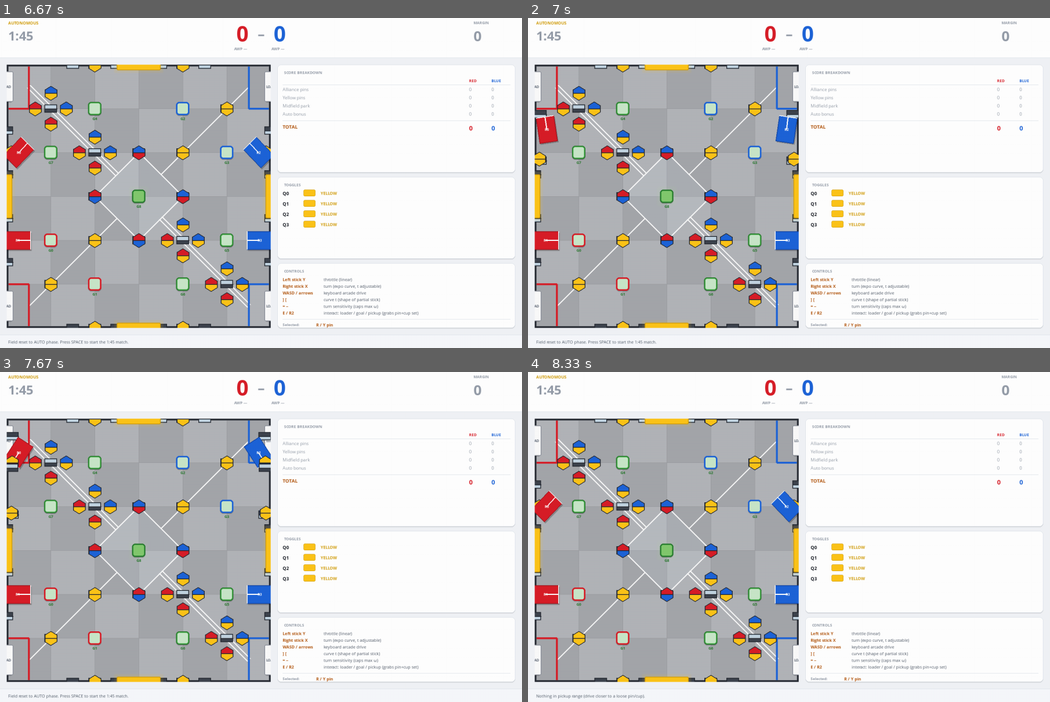
Above: before the commit, frames 1-4 (two rows, left to right).
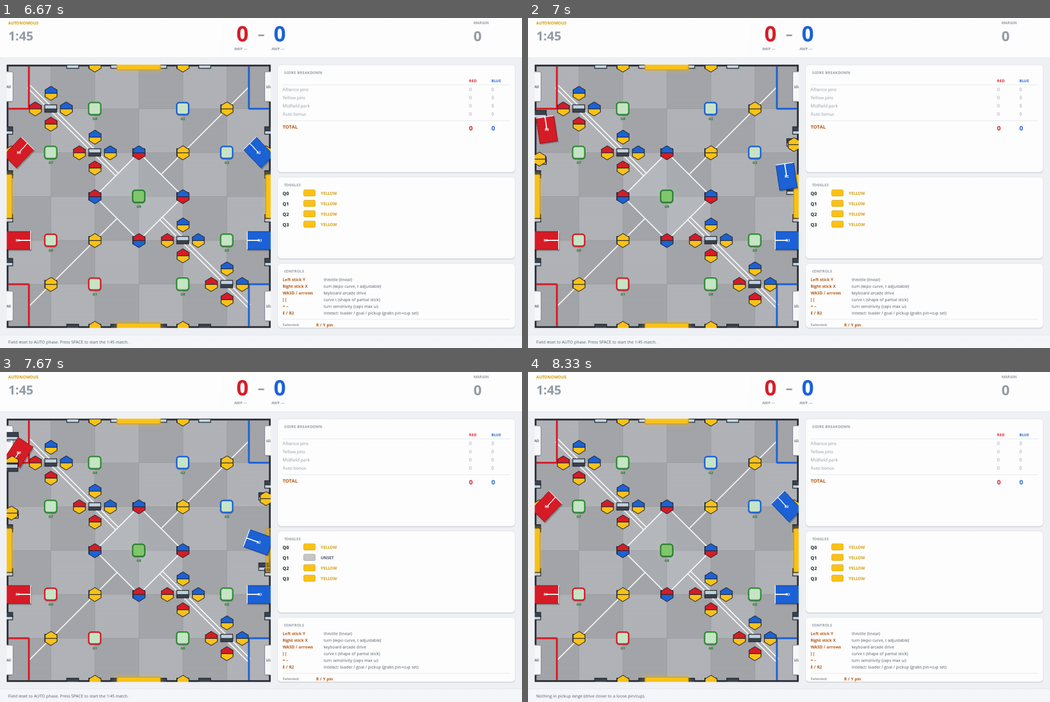
Above: after the commit, the same moments.

Repository: Joboyoyo/vex-override-sim
Game: pygame game, started from render/pygame_view.py
The game is run twice, just before and just after one commit, with the same random seed, the same clock (stepped at 60 frames per second) and the same inputs.
Inputs (mouse positions are in pixels of both pictures, inside the frame that each line leads up to):
- Up to frame 1 (6.67 s): hold Right 0.33-0.8 s; hold Up 0.83-1.13 s; hold W 0.83-1.13 s; tap Space at 0.9, 1.23, 1.53, 2.63, 4.07, 5.13, 5.43, 6.2, 6.5 s; tap E at 0.98 s; hold Right 1.17-1.63 s; hold D 1.17-1.63 s; click (135, 183) at 1.72 s; hold Down 2.57-2.87 s; hold S 2.57-2.87 s; tap + at 2.72, 6.28 s; tap F at 2.9 s; click (135, 113) at 3.72 s; hold W 4-4.37 s; click (396, 232) at 4.45 s; click (365, 153) at 4.78 s; hold D 5.07-5.7 s; hold A 6.13-6.6 s; move the mouse to (114, 216) at 6.63 s
- Up to frame 2 (7 s): click (642, 216) at 6.68 s; move the mouse to (674, 120) at 6.97 s
- Up to frame 3 (7.67 s): click (146, 474) at 7.02 s
- Up to frame 4 (8.33 s): hold W 7.8-8.1 s; tap Space at 7.87, 8.2 s; hold D from 8.13 s (still down); tap E at 8.28 s

Frame 1 is identical in both runs. In frame 2, 0.8% of the frame differs, in the area x 47-52%, y 27-54%; in frame 3, 1.1%, in the area x 46-65%, y 18-61%; in frame 4, nothing differs.

Commit message:
Scripted bot: progress-based stuck detection + harder unstuck
User reported the blue bot still getting stuck — specifically pinned
against G5 by the red NN bot. Two issues:

1. Old stuck detection required wheels-spinning AND zero-motion for
   0.4s. When the bot is being pushed by an opponent against a goal,
   it might be sliding slightly (motion > 2mm/frame) so the detector
   never fires even though no PROGRESS toward target is happening.

2. The unstuck routine drove backward at 60% throttle. Against a
   pushing opponent, that's not enough force to break free.

Fixes:
- Stuck detection now triggers on 'wheels spinning AND (no motion OR
  no progress toward target)' — catches sliding-along-an-obstacle.
- Trigger threshold dropped from 0.4s to 0.25s.
- BACK_INTO_TOGGLE state is now in the driving_states set, so stuck
  detection works during reverse maneuvers too.
- Unstuck routine drives FULL SPEED reverse (was 60%) with stronger
  turn bias (0.35 vs 0.25). Enough force to break out of pin holds.

Eval result: NN vs Scripted went from RED 77% / BLUE 16% to
RED 44% / BLUE 49% — a balanced fight! The scripted bot is now a
real competitor. (Symmetric scripted-vs-scripted unchanged at
42/51 — the buff only matters when one side is being held down.)

Co-Authored-By: Claude Opus 4.7 (1M context) <noreply@anthropic.com>

Diff:
--- a/ai/scripted_bot.py
+++ b/ai/scripted_bot.py
@@ -119,6 +119,7 @@
         # Stuck detection — if wheels say "we should be moving" but the chassis
         # hasn't moved for ~0.4 s, trigger an "unstuck" maneuver (back up + turn).
         self._prev_pos: tuple[float, float] = (0.0, 0.0)
+        self._prev_dist_to_target: Optional[float] = None
         self._stuck_dt: float = 0.0
         self._unstuck_dt: float = 0.0    # remaining seconds of unstuck routine
         self._unstuck_dir: float = 1.0   # +1 or -1 — which way to swing while reversing
@@ -174,51 +175,76 @@
         self._update_stuck_detection(dt)
 
     def _update_stuck_detection(self, dt: float) -> None:
-        """If wheels are spinning but the chassis hasn't actually moved for
-        ~0.4 s while in a driving state with a far-away target, trigger an
-        unstuck maneuver."""
+        """If the bot isn't making meaningful progress toward its target,
+        trigger an unstuck maneuver. Two fail modes are caught:
+
+        1. Wheels spinning but body not moving (hit a wall/goal cleanly)
+        2. Wheels spinning, body moving slowly, but PROGRESS toward the
+           target is negligible (sliding along an obstacle's edge or being
+           pinned by another robot).
+
+        Both fire at 0.25 s — faster than before, because long lock-ups
+        are visually obvious and the duel can't wait."""
         driving_states = {
             "DRIVING_TO_LOADER", "DRIVING_TO_GOAL",
             "DRIVING_TO_TOGGLE", "DRIVING_TO_MIDFIELD",
+            "BACK_INTO_TOGGLE",     # also catch stuck-during-reverse
         }
         r = self.robot
 
         if self.state not in driving_states or self.target is None:
             self._stuck_dt = 0.0
             self._prev_pos = (r.x, r.y)
-            return
-
+            self._prev_dist_to_target = None
+            return
+
+        dist_to_target = math.hypot(self.target[0] - r.x,
+                                       self.target[1] - r.y)
         # Don't trigger near the target — slowdowns are legitimate there
-        dist_to_target = math.hypot(self.target[0] - r.x, self.target[1] - r.y)
-        if dist_to_target < 1.0:
+        if dist_to_target < 0.8:
             self._stuck_dt = 0.0
             self._prev_pos = (r.x, r.y)
-            return
-
-        expected = abs(self._v_left) + abs(self._v_right) > 1.0   # wheels say >0.5 ft/s
-        actual_move = math.hypot(r.x - self._prev_pos[0], r.y - self._prev_pos[1])
-        moved = actual_move > 0.002      # ~2 mm threshold per frame
-
-        if expected and not moved:
+            self._prev_dist_to_target = dist_to_target
+            return
+
+        expected = abs(self._v_left) + abs(self._v_right) > 1.0
+        actual_move = math.hypot(r.x - self._prev_pos[0],
+                                    r.y - self._prev_pos[1])
+        moved_at_all = actual_move > 0.002
+
+        # Progress toward target — positive means closing the gap
+        if self._prev_dist_to_target is not None:
+            progress = self._prev_dist_to_target - dist_to_target
+        else:
+            progress = 0.0
+
+        # Stuck if wheels are spinning AND (not moving OR not making progress)
+        not_progressing = progress < 0.005     # ~3 cm/frame of closing
+        if expected and (not moved_at_all or not_progressing):
             self._stuck_dt += dt
-            if self._stuck_dt > 0.4:
-                # Initiate unstuck — back up for 0.7 s with a slight turn.
-                # Alternate the swing direction each time so we don't oscillate.
+            if self._stuck_dt > 0.25:
+                # Hard escape — full-speed reverse for 0.7 s with a turn.
+                # Alternate the swing each trigger so we don't loop.
                 self._unstuck_dt = 0.7
-                self._unstuck_dir = -self._unstuck_dir if self._unstuck_dir else 1.0
+                self._unstuck_dir = (-self._unstuck_dir
+                                       if self._unstuck_dir else 1.0)
                 self._stuck_dt = 0.0
-                self.status_msg = f"R{self.robot_id} stuck — backing off"
+                self.status_msg = (f"R{self.robot_id} no progress — "
+                                    f"backing off")
         else:
             self._stuck_dt = 0.0
 
         self._prev_pos = (r.x, r.y)
+        self._prev_dist_to_target = dist_to_target
 
     def _tick_unstuck(self, dt: float) -> None:
-        """Drive backward with a slight asymmetric wheel split so we also
-        rotate away from whatever we hit."""
-        bias = 0.25 * self._unstuck_dir
-        target_wl = -WHEEL_MAX_SPEED * (0.6 - bias)
-        target_wr = -WHEEL_MAX_SPEED * (0.6 + bias)
+        """Drive backward HARD with an asymmetric wheel split so we also
+        rotate away from whatever we hit. Full speed (was 60%) so the bot
+        actually breaks free of pin situations (e.g., another robot pushing
+        it into a goal)."""
+        bias = 0.35 * self._unstuck_dir
+        target_wl = -WHEEL_MAX_SPEED * (1.0 - bias)
+        target_wr = -WHEEL_MAX_SPEED * (1.0 + bias)
 
         self._v_left = _approach(self._v_left, target_wl,
                                   WHEEL_ACCEL, WHEEL_DECEL, dt)
